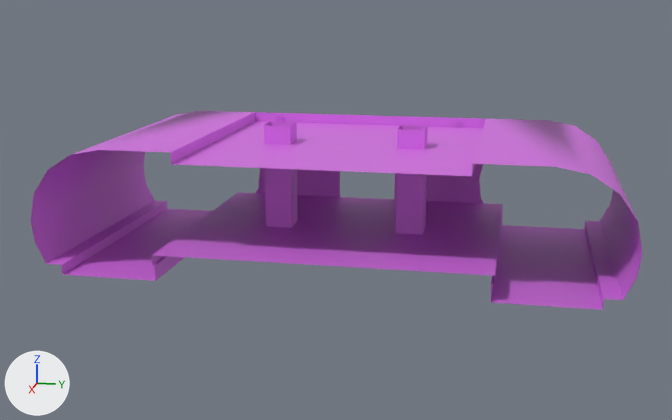
The FBX model Assets/Models/Modular Assets/Tunnels_Platform/PlatformDoor.fbx as it was, and as the next commit left it.
One viewpoint serves both versions: a camera (50 mm lens) standing at (38.8, 6.4, 10.0) and looking at (5.2, -0.3, 1.6). Every picture has the same lights, and +X, +Y and +Z are marked at lower left. The older version comes first. Where no turn or scale is listed for an object, it has been applied to the vertices.

Names of what the first picture shows: 'PLatformDoor'.
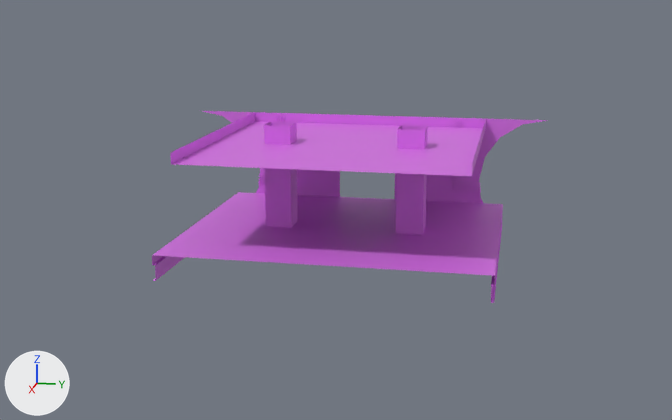
Where the change shows, as pixel boxes [x1, y1, x2, y2] in the pictures (672 x 420 px):
'PLatformDoor', reshaped (35% narrower): before [31, 111, 643, 310]; after [152, 111, 548, 303]
part 1 of me_cylinder_010, deleted: before [31, 111, 254, 281]
part 2 of me_cylinder_010, deleted: before [472, 119, 643, 310]

What the commit changed:
me_cylinder_010 is used by ob_platformdoor; location (0.0, 0.0, 0.0).
me_cylinder_010 had 375 vertices, 258 faces and spanned x 0.0..10.0, y -10.2..10.2, z 0.0..4.8.
me_cylinder_010 now has 341 vertices, 238 faces and spans x 0.0..10.0, y -7.5..7.5, z 0.0..4.8.
Part 1, on me_cylinder_010:
17 vertices are removed from x 0.0..10.0, y -10.2..-7.5, z 0.0..4.5.
10 faces are deleted.
Part 2, on me_cylinder_010:
17 vertices are removed from x 0.0..10.0, y 7.5..10.2, z 0.0..4.5.
10 faces are deleted.
